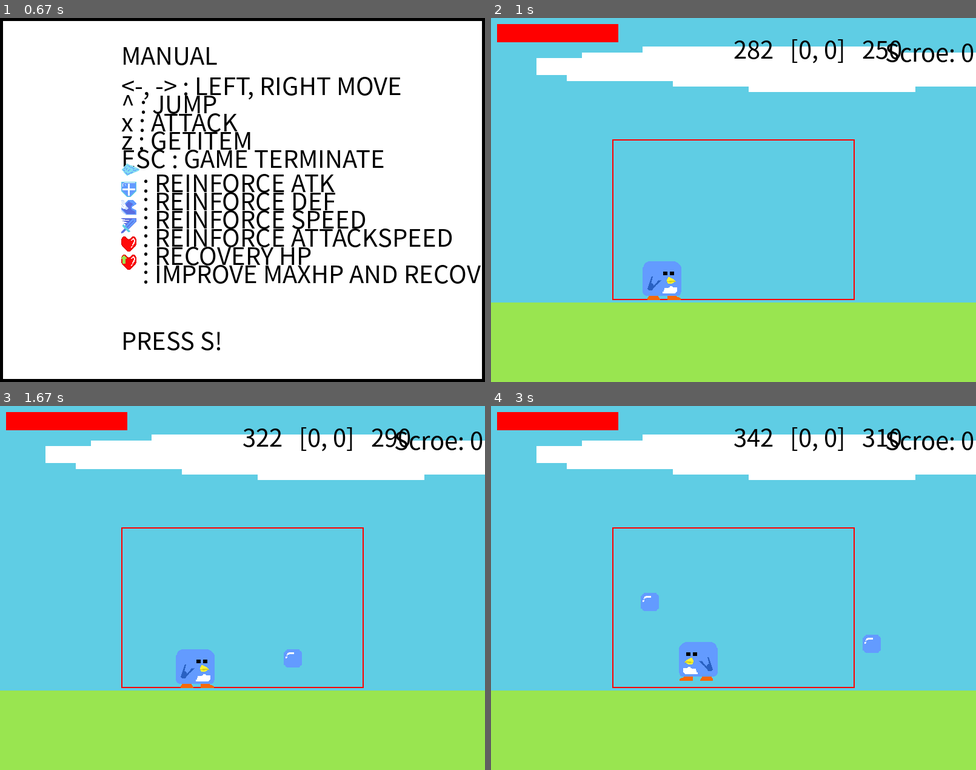
Above: before the commit, frames 1-4 (two rows, left to right).
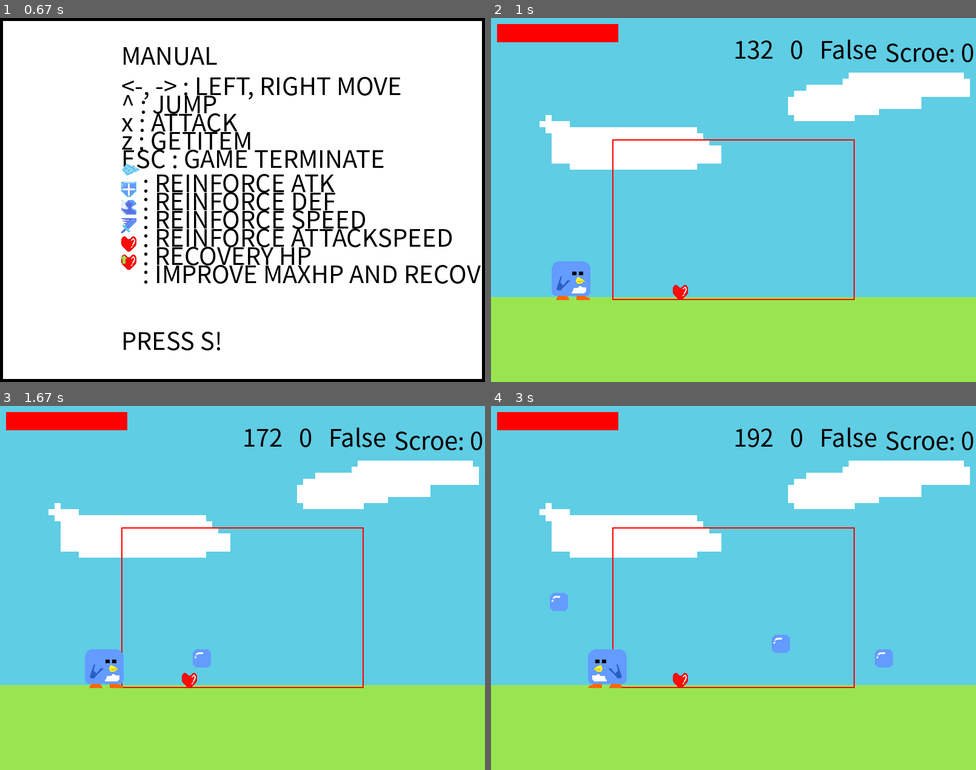
Above: after the commit, the same moments.

Repository: jeojw/code_practice
Game: pygame game, started from pygames/Adventure.py
The game is run twice, just before and just after one commit, with the same random seed, the same clock (stepped at 60 frames per second) and the same inputs.
Inputs:
- Up to frame 1 (0.67 s): tap S at 0.33 s
- Up to frame 2 (1 s): tap S at 0.67 s
- Up to frame 3 (1.67 s): tap X at 1, 1.4 s; hold Right from 1.33 s (still down)
- Up to frame 4 (3 s): tap X at 1.7, 1.9, 2.23, 2.53, 2.73 s; release Right at 1.8 s; hold Up 1.83-2.13 s; hold Right 2.17-2.63 s; hold Left from 2.67 s (still down)

Frame 1 is identical in both runs. In frame 2, 17% of the frame differs, in the area x 0-100%, y 5-79%; in frame 3, 17%; in frame 4, 18%.

Commit message:
업데이트 내역 1. 카메라 양끝 이동 완료시 발생되는 좌표오류를 수정 (코드 순서 및 조건문 변경으로 해결함) 2. 맵을 새로 그림(추후에 카메라고 y축으로도 움직이는 것을 구현하기 위해서)

Diff:
--- a/pygames/Adventure.py
+++ b/pygames/Adventure.py
@@ -125,45 +125,59 @@
 y_size = 600
 FPS = 60
 
-map_x_size = 1600
-map_y_size = 600
+map_x_size = 2400
+map_y_size = 1000
 
 # make enemylist!!!
-mapimage = pygame.image.load('display.png')
-mapscale = pygame.transform.scale(mapimage, (map_x_size, map_y_size))
+stage_1_map = pygame.image.load('stage_1map.png')
+stage_1_scale = pygame.transform.scale(stage_1_map, (map_x_size, map_y_size))
 
 class GameStage(object):
     '''
     해당 클래스는 게임 스테이지를 구현시켜주는 클래스로, 여기에서 스테이지 진행, 게임오버 화면, 클리어 화면, 오프닝, 카메라 뷰 등을 모두 다룸
-    차후 나중에 구현할 예정
     '''
     def __init__(self, stage):
-        self.stage = stage
-        self.mapImages = [mapscale]
-
-        self.PLAYER = None
-        self.ClearStage = False
-        self.CameraMoveable = True
+        '''
+        스테이지의 기본적인 시스템
+        '''
+        self.stage = stage # 스테이지 설정
+        self.mapImages = [stage_1_scale] # 스테이지 맵 이미지
+
+        self.PLAYER = None # 스테이지 내에 그려질 플레이어
+        self.ClearStage = False # 스테이지가 클리어 됬는지 아닌지 판별하는 불값
+        self.CameraMoveable = True # 카메라가 이동가능한 상태인지 설정시켜주는 불값
+        self.isSlackColide = False
+        self.CameraDirection = LEFT # 카메라 방향
         self.Deadboollist = []
-        self.CameraPos = [0, 0]
+        self.CameraPos = [0, 0] # 카메라 위치
         self.CameraSlack = pygame.Rect(CAMERAXMARGIN, CAMERAYMARGIN, x_size - CAMERAXMARGIN * 2, MAP_GROUND - CAMERAYMARGIN)
 
-        self.score = 0
+        self.score = 0 # 스코어
 
     def UpdateScore(self):
+        '''
+        스코어를 업데이트시켜주는 메서드
+        '''
         itemscore = self.PLAYER.itemcounts * 10
         killscore = len(self.Deadboollist) * 40
         stageclearscore = 0
 
-        if (self.ClearStage is True):
+        if (self.ClearStage):
             stageclearscore = 100
 
         self.score = itemscore + killscore + stageclearscore
 
     def GetPlayer(self):
+        '''
+        플레이어를 리턴시켜주는 메서드
+        주로 플레이어의 정보를 필요로 하는 루프나 클래스에서 쓰임
+        '''
         return self.PLAYER
 
     def GetCameraView(self, pos):
+        '''
+        카메라뷰 위치를 리턴시켜주는 메서드
+        '''
         try:
             if (pos == 'x'):
                 return self.CameraPos[0]
@@ -175,6 +189,9 @@
             print('Not Pos!!!')
 
     def OpeningScreen(self):
+        '''
+        게임 오프닝을 보여주는 메서드
+        '''
         while True:
             Screen.fill(WHITE)
             write(BigFont, 'Adventure', BLACK, XMARGIN, 200)
@@ -194,6 +211,9 @@
                         sys.exit()
 
     def GameGuide(self):
+        '''
+        게임 가이드를 보여주는 메서드
+        '''
         while True:
             Screen.fill(WHITE)
             write(SmallFont, 'MANUAL', BLACK, XMARGIN, 30)
@@ -226,11 +246,17 @@
                         return False
 
     def ClearScreen(self):
+        '''
+        스테이지 클리어시 나오는 화면
+        '''
         if (len(self.Deadboollist) == len(Enemylist)):
             pass
 
 
     def GameoverScreen(self):
+        '''
+        플레이어의 HP가 전부 소진되고 적이 전원 사망하지 않을 시 나오는 화면
+        '''
         write(BigFont, 'GameOver!!!', BLUE, XMARGIN, 200)
         write(BigFont, 'Try Again?', BLUE, XMARGIN, 280)
         write(BigFont, 'Y / N', BLUE, XMARGIN, 360)
@@ -250,30 +276,46 @@
                     sys.exit()
 
     def SetStage(self):
+        '''
+        스테이지를 설정시켜주는 메서드
+        주로 main()함수에서 쓰임
+        '''
         if (self.stage == 1):
-            self.PLAYER = PlayerObject(250)
+            self.PLAYER = PlayerObject(100)
             #enemy = EnemyObject(600)
             self.PLAYER.SetStat(*PlayerStat)
+            Itemlist.append(ItemObject(300, MAP_GROUND, HPRECOVERY))
 
             #Enemylist.append(enemy)
             #for Enemy in Enemylist:
                 #Enemy.SetStat(*EnemyStat)
 
     def ResetStage(self):
+        '''
+        스테이지 재시도시 호출되는 메서드
+        '''
         Enemylist.clear()
         Itemlist.clear()
 
     def DrawStage(self):
-        Screen.blit(self.mapImages[self.stage - 1], (0, 0), (self.CameraPos[0], self.CameraPos[1], x_size, y_size))
+        '''
+        스테이지를 그려주는 메서드
+        '''
+        Screen.blit(self.mapImages[self.stage - 1], (0, y_size - map_y_size), (self.CameraPos[0], self.CameraPos[1], map_x_size, map_y_size))
+        pygame.draw.rect(Screen, RED, self.CameraSlack, 2)
         write(SmallFont, 'Scroe: ' + str(self.score), BLACK, 650, 25)
 
     def CameraMovement(self, dx=0, dy=0):
+        '''
+        카메라 이동을 관리하는 메서드
+        '''
         self.CameraPos[0] += dx
         self.CameraPos[1] += dy
 
     def UpdateCamera(self):
-        pygame.draw.rect(Screen, RED, self.CameraSlack, 2)
-
+        '''
+        카메라의 위치를 업데이트시켜주는 메서드
+        '''
         PlayerCenterX = self.PLAYER.GetPos(X) + self.PLAYER.GetSize(WIDTH) / 2
         PlayerCenterY = self.PLAYER.GetPos(Y) + self.PLAYER.GetSize(HEIGHT) / 2
 
@@ -286,14 +328,17 @@
 
         if (self.CameraMoveable is False):
             if (self.CameraPos[0] >= map_x_size - x_size):
-                if (PlayerCenterX <= CAMERAXMARGIN):
+                if (PlayerCenterX < x_size - CAMERAXMARGIN):
                     self.CameraMoveable = True
             elif (self.CameraPos[0] <= 0):
-                if (PlayerCenterX >= x_size - CAMERAXMARGIN):
+                if (PlayerCenterX > CAMERAXMARGIN):
                     self.CameraMoveable = True
 
     def UpdateStage(self):
-        pass
+        '''
+        통합 업데이트 메서드
+        '''
+        self.UpdateCamera()
 
 class Projectile(object):
     '''
@@ -377,7 +422,7 @@
         '''
         아이템의 전체적인 정보를 저장하는 생성자
         '''
-        self.x_pos = x_pos
+        self.x_pos = x_pos # 지속적으로 업데이트 되는 위치를 저장하는 변수
         self.y_pos = y_pos
         self.image = image # 이미지 파일 정보...(일단 임시임)
         self.icon = pygame.image.load(image)
@@ -393,7 +438,7 @@
         '''
         아이템을 그리는 함수
         '''
-        Screen.blit(self.icon, (self.hitbox.x, self.hitbox.y))
+        Screen.blit(self.icon, (self.x_pos, self.hitbox.y))
 
     def checkcollision(self, Player):
         '''
@@ -403,6 +448,9 @@
             return True
         else:
             return False
+
+    def updatePos(self, Stage):
+        pass
 
 class LifeObject(object):
     '''
@@ -755,13 +803,13 @@
         if (self.HP <= 0):
             self.dead()
 
-        if (self.isWalk is True):
+        if (self.isWalk):
             self.Condition = WALK
-        elif (self.isAttack is True):
+        elif (self.isAttack):
             self.Condition = ATTACK
-        elif (self.isGetattack is True):
+        elif (self.isGetattack):
             self.Condition = GETATTACK
-        elif (self.isDead is True):
+        elif (self.isDead):
             self.Condition = DEAD
         elif (self.isWalk is False and self.isAttack is False and
               self.isGetattack is False and self.isDead is False):
@@ -770,7 +818,7 @@
         if (self.Condition != ATTACK):
             self.updateCooldown()
 
-    def updatePos(self, Stage=None):
+    def updatePos(self, Stage):
         '''
         오브젝트의 위치를 업데이트 시키는 메서드
         '''
@@ -788,7 +836,13 @@
             self.isOnGround = True
             self.gravity = 0
 
-        if (self.isWalk is True and self.isAttack is False):
+        if (Stage.CameraMoveable is False):
+            if (self.hitbox.left <= MAP_LIMIT_LEFT):
+                self.x_pos = MAP_LIMIT_LEFT
+            if (self.hitbox.right >= MAP_LIMIT_RIGHT):
+                self.x_pos = MAP_LIMIT_RIGHT - self.hitbox.width
+
+        if (self.isWalk and self.isAttack is False):
             if (self.direction == LEFT):
                 self.x_pos += -self.SPEED
             elif (self.direction == RIGHT):
@@ -818,17 +872,17 @@
             self.cur = 4
             self.isChangeCondition = False
 
-        if (self.current_time >= self.animation_time or self.isChangeCondition is True):
+        if (self.current_time >= self.animation_time or self.isChangeCondition):
             self.current_time = 0
 
             self.index += 1
-            if (self.index >= len(self.spritelist[self.cur]) or self.isChangeCondition is True):
+            if (self.index >= len(self.spritelist[self.cur]) or self.isChangeCondition):
                 self.index = 0
 
         self.cursprite = self.spritelist[self.cur][self.index]
         self.hitbox = self.cursprite.get_rect(bottomleft=(self.x_pos, self.y_pos))
 
-    def update(self, dt, Stage=None):
+    def update(self, dt, Stage):
         '''
         통합 update 메서드
         가독성을 위해
@@ -940,7 +994,7 @@
         아이템을 얻게 해주는 메서드 아이템 종류에 따라 효과가 다르게 발동되도록 변경
         '''
         for item in Itemlist:
-            if (self.checkcollision(item) is True):
+            if (self.checkcollision(item)):
                 Itemlist.remove(item)
                 self.getitem = True
                 self.isChangeStat = True
@@ -1027,11 +1081,11 @@
         '''
         super().updateCondition()
         for enemy in Enemylist:
-            if (self.isHitbox is True):
-                if (self.checkcollision(enemy) is True and enemy.GetCondition(ATKHITBOX) is True):
+            if (self.isHitbox):
+                if (self.checkcollision(enemy) and enemy.GetCondition(ATKHITBOX)):
                     self.getattack(enemy)
 
-        if (self.isChangeStat is True):
+        if (self.isChangeStat):
             if (self.itemType == ICE):
                 if (self.ammunition == 0):
                     self.ItemReset()
@@ -1054,30 +1108,25 @@
                     if (self.HP > self.MAXHP):
                         self.HP = self.MAXHP
 
-    def updatePos(self, Stage=None):
+    def updatePos(self, Stage):
         '''
         오브젝트의 위치를 업데이트 시키는 메서드
+        플레이어는 카메라의 위치에 따라 위치가 보정되도록 변경됨
         '''
         super().updatePos(Stage)
-        if (Stage.GetCameraView(X) <= 800 or Stage.GetCameraView(X) >= 0):
-            if (self.hitbox.centerx >= x_size - XMARGIN):
+        if (Stage.GetCameraView(X) <= map_x_size - x_size or Stage.GetCameraView(X) >= 0):
+            if (self.hitbox.centerx > x_size - CAMERAXMARGIN):
                 Stage.CameraMovement(self.SPEED, 0)
-                if (Stage.CameraMoveable is True):
+                if (Stage.CameraMoveable):
                     self.x_pos -= self.SPEED
                 else:
                     pass
-            elif (self.hitbox.centerx <= XMARGIN):
+            elif (self.hitbox.centerx < CAMERAXMARGIN and Stage.GetCameraView(X) > 0):
                 Stage.CameraMovement(-self.SPEED, 0)
-                if (Stage.CameraMoveable is True):
+                if (Stage.CameraMoveable):
                     self.x_pos += self.SPEED
                 else:
                     pass
-
-        if (Stage.CameraMoveable is False):
-            if (self.hitbox.left <= MAP_LIMIT_LEFT + 10):
-                self.x_pos = MAP_LIMIT_LEFT + 11
-            if (self.hitbox.right >= MAP_LIMIT_RIGHT - 10):
-                self.x_pos = MAP_LIMIT_RIGHT - self.hitbox.width - 11
 
 
 class EnemyObject(LifeObject):
@@ -1165,37 +1214,37 @@
         if (abs(distance) <= 400 or self.HP != self.MAXHP):
             self.detectPlayer()
 
-        if (self.isDetect is True):
+        if (self.isDetect):
             if (distance > 0):
                 self.leftwalk()
             else:
                 self.rightwalk()
 
         if (abs(distance) <= self.attackRange):
-            if (player.GetCondition(HITBOX) is True):
+            if (player.GetCondition(HITBOX)):
                 self.attack()
-                if (self.coolElapsed != 0 and self.checkcollision(player) is True):
+                if (self.coolElapsed != 0 and self.checkcollision(player)):
                     self.static()
 
         for projectile in player.GetProjectiles():
             if (len(player.GetProjectiles()) != 0):
-                if (self.isHitbox is True):
-                    if (self.checkcollision(projectile) is True):
+                if (self.isHitbox):
+                    if (self.checkcollision(projectile)):
                         self.index = 0
                         self.getattack(player)
                         player.GetProjectiles().remove(projectile)
 
-        if (player.GetCondition(DEAD) is True):
+        if (player.GetCondition(DEAD)):
             self.static()
 
-        if (self.isDead is True and self.isDrop is False):
+        if (self.isDead and self.isDrop is False):
             self.dropItem()
             self.isDrop = True
 
         return distance
 
     def drawEffect(self):
-        if (self.isDetect is True):
+        if (self.isDetect):
             if (self.effectElapsed != 0):
                 Screen.blit(DETECTICON, (self.x_pos - 30, self.hitbox.top - 30))
 
@@ -1213,12 +1262,6 @@
         오브젝트의 위치를 업데이트 시키는 메서드
         '''
         super().updatePos(Stage)
-
-        if (Stage is None):
-            if (self.hitbox.left <= MAP_LIMIT_LEFT):
-                self.x_pos = MAP_LIMIT_LEFT
-            if (self.hitbox.right >= MAP_LIMIT_RIGHT):
-                self.x_pos = MAP_LIMIT_RIGHT - self.hitbox.width
 
     def updateSprite(self, dt):# 추후 아이템 획득시에도 스프라이트 관련 업데이트를 추가할 것
         '''
@@ -1310,10 +1353,10 @@
                     else:
                         Stage.GetPlayer().dead()
 
-        Stage.DrawStage()
+        Stage.DrawStage() #?
+        Stage.GetPlayer().update(1, Stage) #?
+        Stage.GetPlayer().draw() #? #?
         Stage.UpdateCamera()
-        Stage.GetPlayer().draw()
-        Stage.GetPlayer().update(1, Stage)
         if (len(Stage.GetPlayer().GetProjectiles()) != 0):
             for projectile in Stage.GetPlayer().GetProjectiles():
                 projectile.move()
@@ -1326,17 +1369,18 @@
 
         for enemy in Enemylist:
             if (len(Enemylist) != 0):
+                enemy.update(dt * 15, Stage.GetPlayer())
                 enemy.draw()
-                enemy.update(dt * 15, Stage.GetPlayer())
 
         for item in Itemlist:
             if (len(Itemlist) != 0):
+                item.updatePos(Stage)
                 item.draw()
 
-        if (Stage.GetPlayer().GetCondition(DEAD) is True):
+        if (Stage.GetPlayer().GetCondition(DEAD)):
             return False
 
-        write(SmallFont, str(Stage.GetPlayer().hitbox.centerx) + '   ' + str(Stage.CameraPos) + '   ' + str(Stage.GetPlayer().x_pos), BLACK, 400, 20)
+        write(SmallFont, str(Stage.GetPlayer().hitbox.centerx) + '   ' + str(Stage.GetCameraView(X)) + '   ' + str(Stage.CameraMoveable), BLACK, 400, 20)
         pygame.display.update()
         Clock.tick(FPS)
 
Binary file added: stage_1map.png
